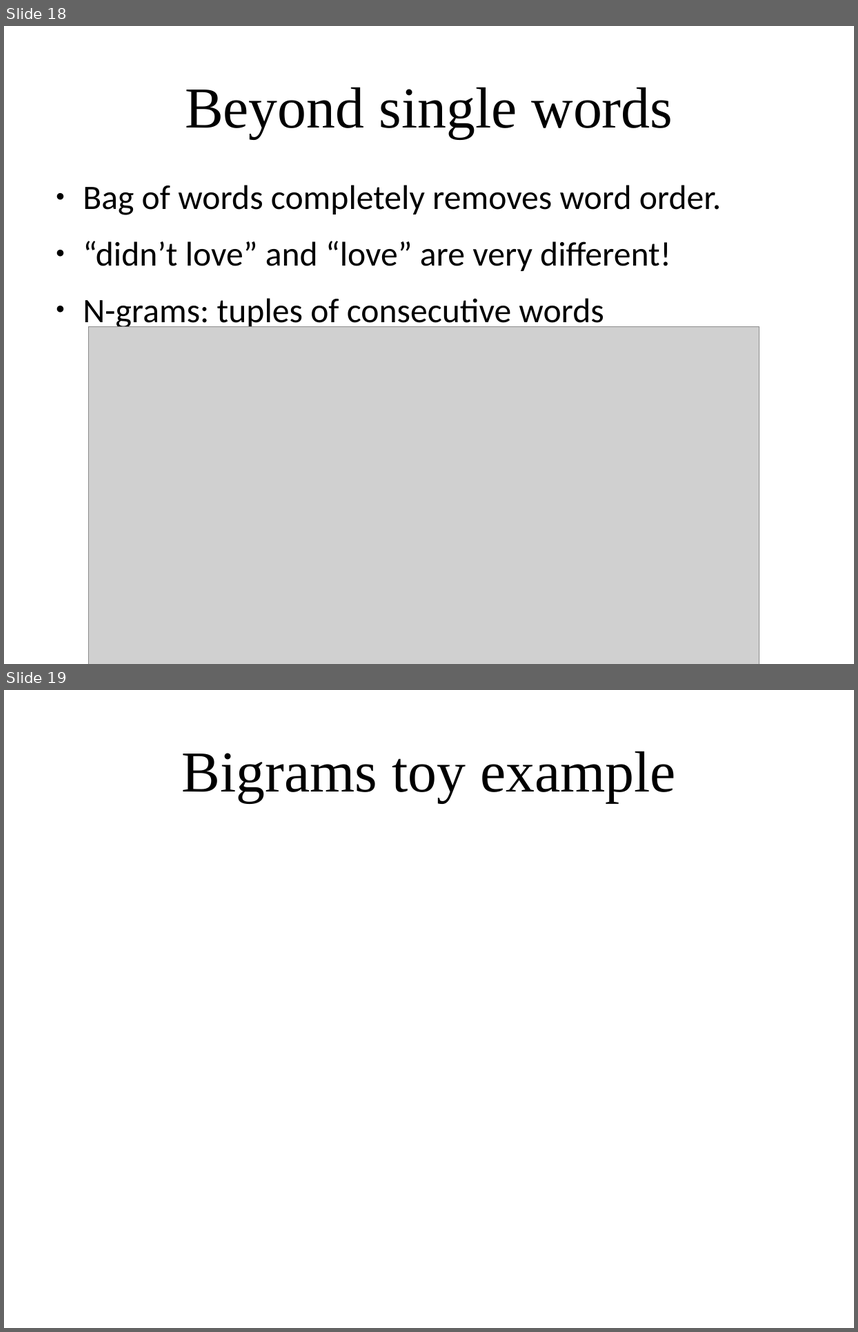
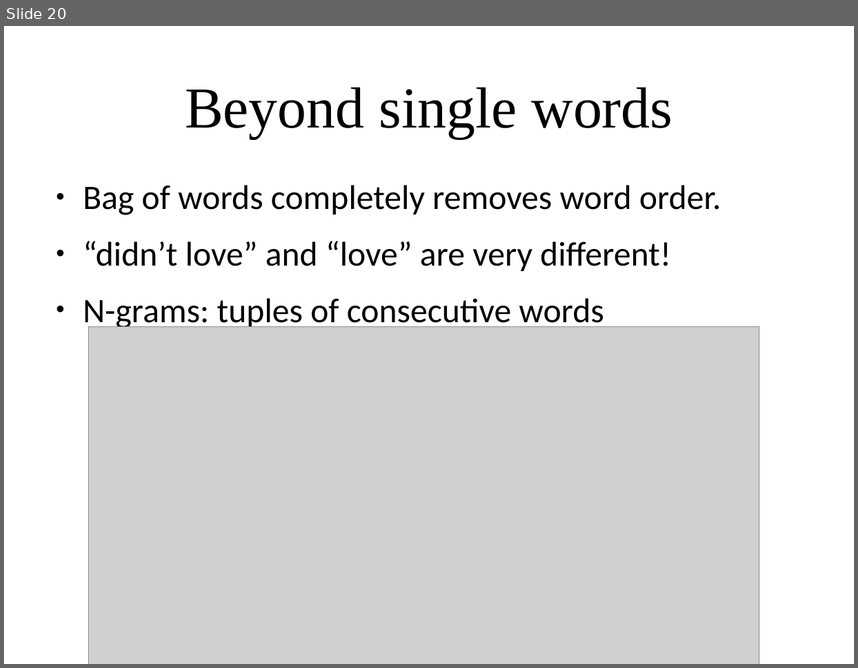
Before and after one commit to amueller/applied_ml_spring_2017, a slide deck: slides/aml-19-040317.odp. Shown one above the other, each under a label of ours: slides 18 and 19 before the commit, slide 20 after it. The pictures are 858x1332 and 858x668 pixels, drawn with LibreOffice and Linux fonts; fonts in the diff are those of the drawing; grey boxes stand for pictures. Boxes give left, top, right and bottom in pixels: in the first picture for what was removed or moved away, otherwise in the second. Text is boxed around its words. In the diff, an @@ line names an element or a change of style, - is before the commit and + after.

```diff
--- a/slides/aml-19-040317.odp
+++ b/slides/aml-19-040317.odp
@@ slide 19 removed at <box>4,690,854,1328</box>, background #FFFFFF @@
@@ title removed at <box>181,751,676,802</box> @@
-Bigrams toy example
@@ what was slide 18 is now slide 20 @@
```
Also in this commit, not shown: 2 slides changed, 24 slides added, 5 other slides removed, 2 other files.
